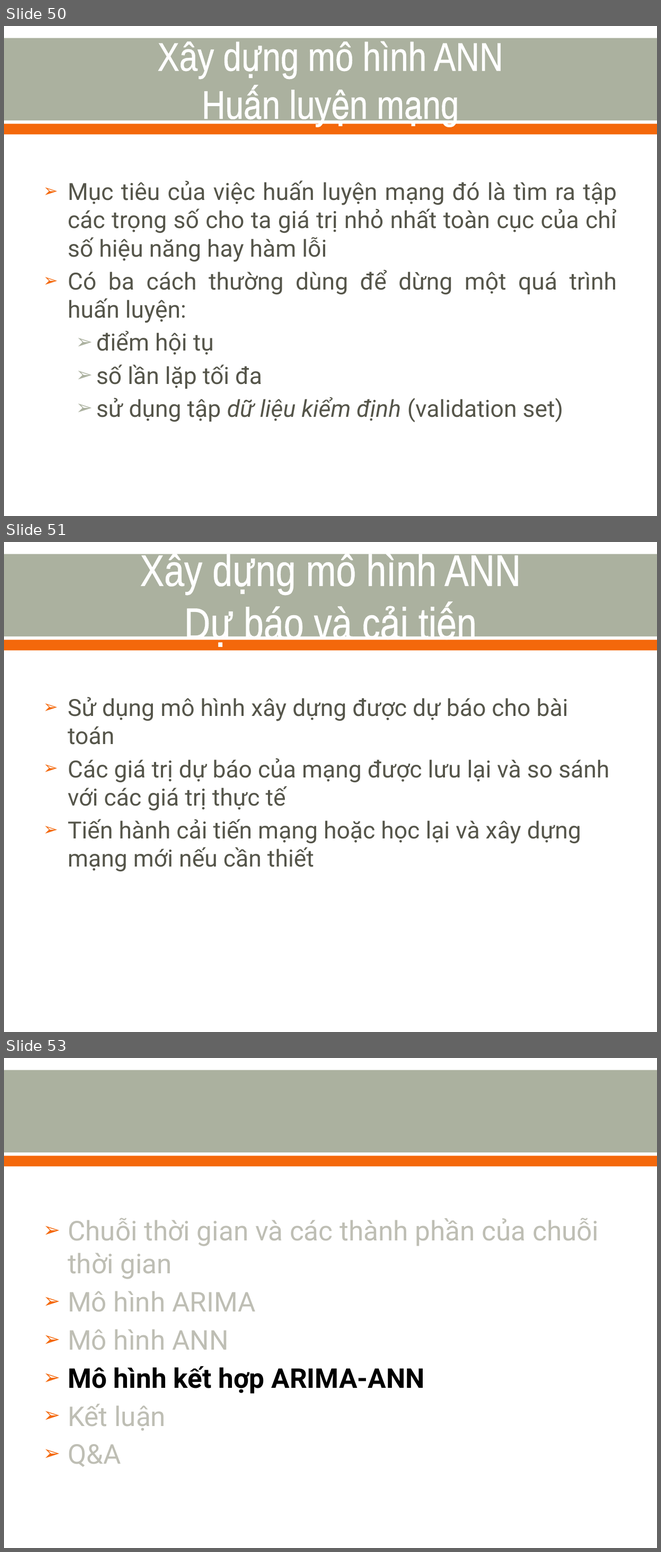
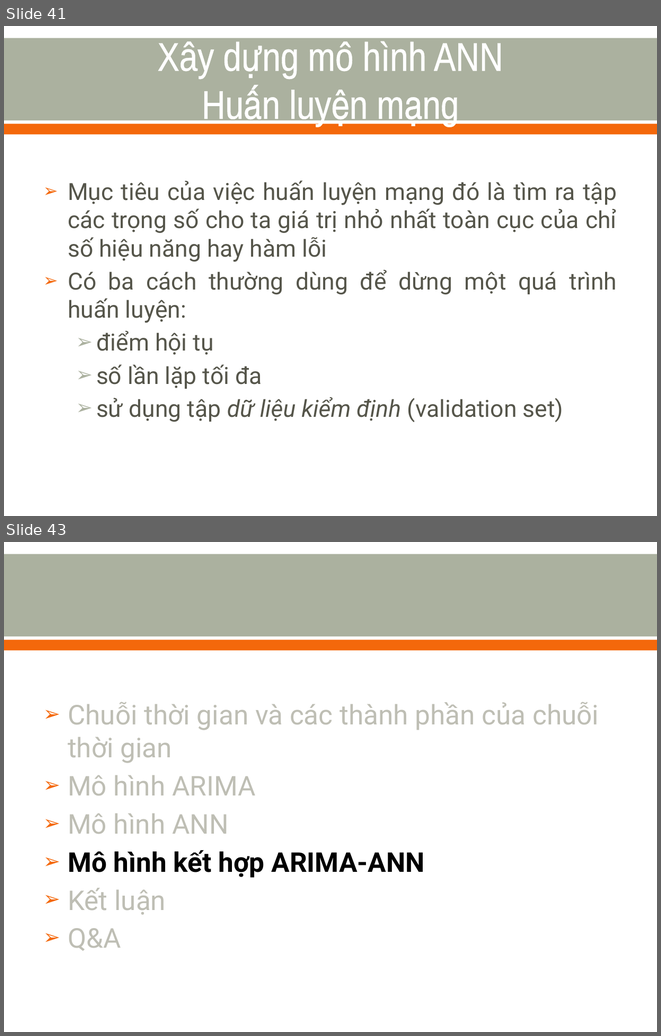
Before and after one commit to nvtthai/forecast-time-series, a slide deck: Report/Presentation.ppt. Shown one above the other, each under a label of ours: slides 50, 51 and 53 before the commit, slides 41 and 43 after it; the slides between them are not shown. The pictures are 661x1552 and 661x1036 pixels, drawn with LibreOffice and Linux fonts; fonts in the diff are those of the drawing. Boxes give left, top, right and bottom in pixels: in the first picture for what was removed or moved away, otherwise in the second. Text is boxed around its words. In the diff, an @@ line names an element or a change of style, - is before the commit and + after.

```diff
--- a/Report/Presentation.ppt
+++ b/Report/Presentation.ppt
@@ slide 51 removed at (4,542,657,1032), background #FFFFFF; not listed: 2 template elements that a slide beside it also shows @@
@@ title removed at (140,550,521,646) @@
-Xây dựng mô hình ANN
-Dự báo và cải tiến
@@ text removed at (68,697,609,872) @@
-➢ Sử dụng mô hình xây dựng được dự báo cho bài toán
-➢ Các giá trị dự báo của mạng được lưu lại và so sánh với các giá trị thực tế
-➢ Tiến hành cải tiến mạng hoặc học lại và xây dựng mạng mới nếu cần thiết
@@ what was slide 50 is now slide 41 @@
@@ what was slide 53 is now slide 43 @@
```
Also in this commit, not shown: 11 slides changed, 5 slides added, 10 other slides removed.
